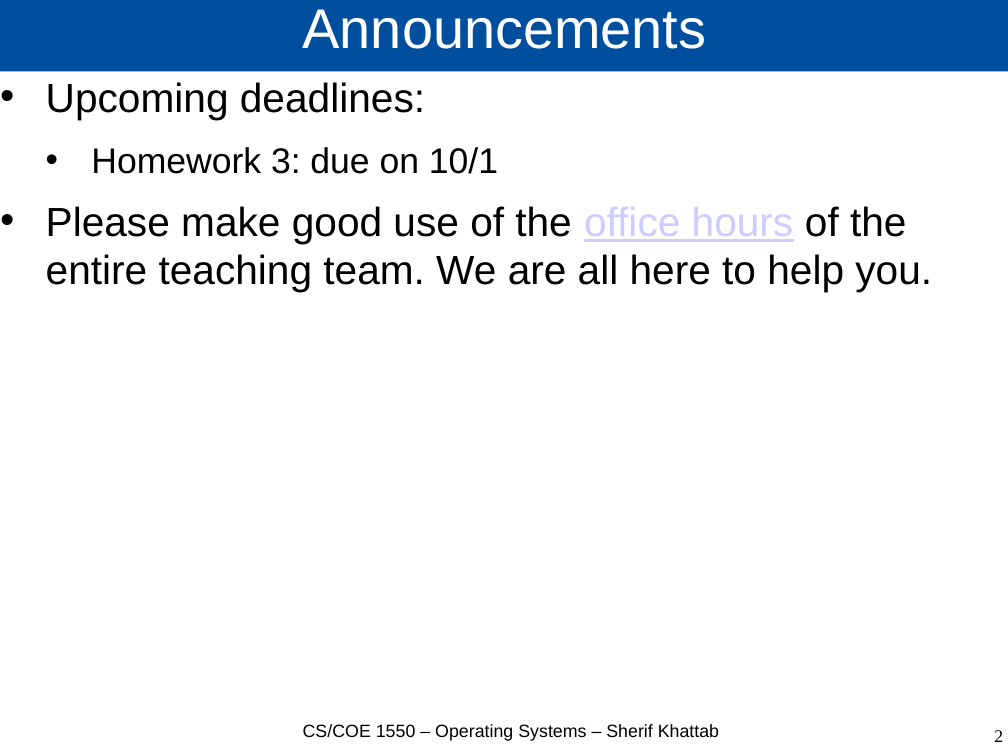
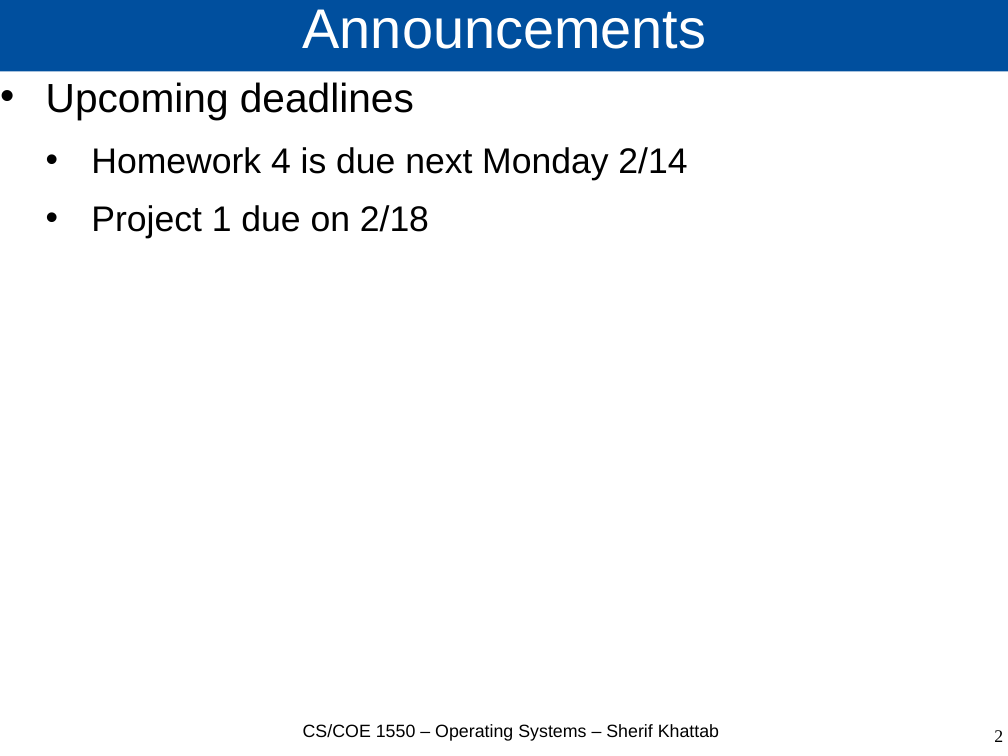
Before and after one commit to cs1550-2224/cs1550-code-handouts, a slide deck: slide 2 of DraftSlides/Lecture8.pptx. Drawn at 1008x756 pixels with LibreOffice and Linux fonts; fonts in the diff are those of the drawing. Boxes give left, top, right and bottom in pixels: in the first picture for what was removed or moved away, otherwise in the second. Text is boxed around its words. In the diff, an @@ line names an element or a change of style, - is before the commit and + after.

Commit message:
Lecture 8

```diff
--- a/DraftSlides/Lecture8.pptx
+++ b/DraftSlides/Lecture8.pptx
@@ text at (46, 82, 687, 238): text changed; size 32 to 28 pt @@
-• Upcoming deadlines:
-  • Homework 3: due on 10/1
-• Please make good use of the office hours of the entire teaching team. We are all here to help you.
+• Upcoming deadlines
+  • Homework 4 is due next Monday 2/14
+  • Project 1 due on 2/18
```
Also in this commit, not shown: 6 other slides changed, 10 slides added, 6 slides removed, 1 other file.
